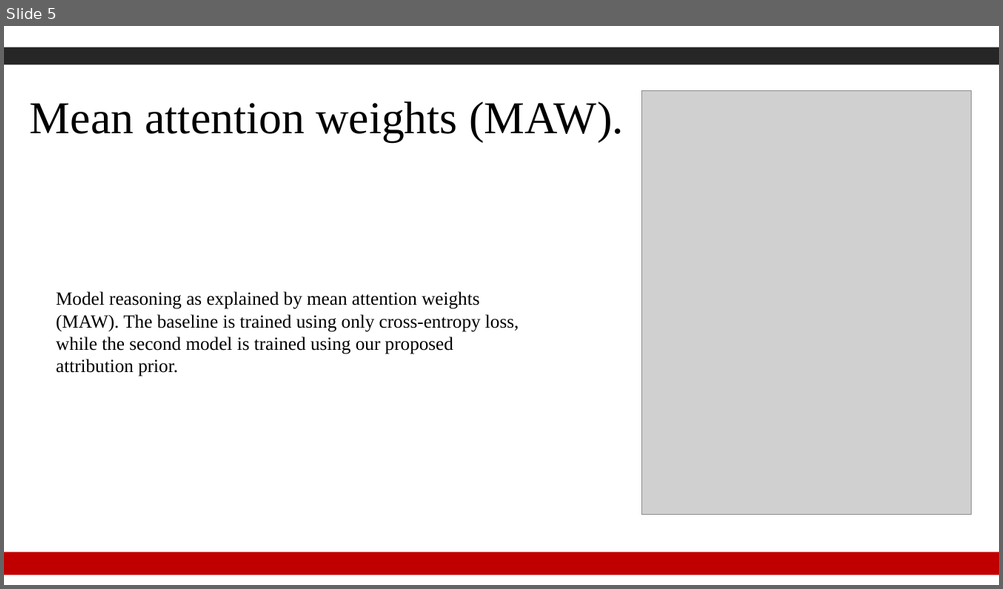
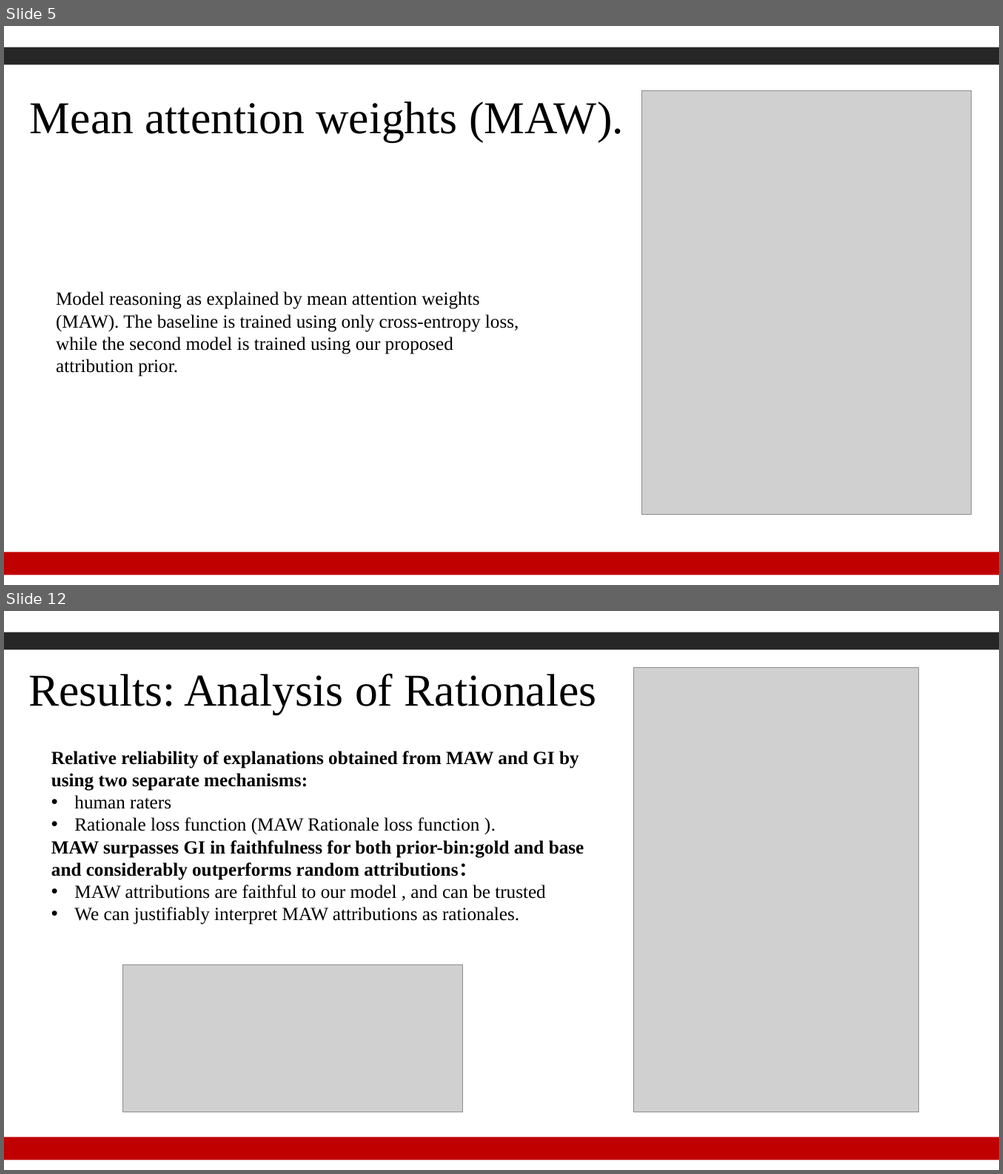
Before and after one commit to Gzk738/GZK_Code, a slide deck: journal club/2022.2.21/Human Rationales as Attribution Priors for Explainable Stance Detection【搜狗文档翻译_译文_英译中】.pdf.pptx. Shown one above the other, each under a label of ours: slide 5 before the commit, slides 5 and 12 after it; the slides between them are not shown. The pictures are 1003x589 and 1003x1174 pixels, drawn with LibreOffice and Linux fonts; fonts in the diff are those of the drawing; grey boxes stand for pictures; background and template pictures are left out. Boxes give left, top, right and bottom in pixels: in the first picture for what was removed or moved away, otherwise in the second. Text is boxed around its words. In the diff, an @@ line names an element or a change of style, - is before the commit and + after.

```diff
--- a/journal club/2022.2.21/Human Rationales as Attribution Priors for Explainable Stance Detection【搜狗文档翻译_译文_英译中】.pdf.pptx
+++ b/journal club/2022.2.21/Human Rationales as Attribution Priors for Explainable Stance Detection【搜狗文档翻译_译文_英译中】.pdf.pptx
@@ slide 12 added at <box>4,611,999,1170</box>, background #FFFFFF; not listed: 4 template elements that a slide beside it also shows @@
@@ text added at <box>28,673,597,715</box>, 44 pt, text #000000 @@
+Results: Analysis of Rationales
@@ picture added at <box>634,668,918,1113</box> @@
@@ text added at <box>51,751,584,925</box>, 18 pt, text #000000, bold @@
+Relative reliability of explanations obtained from MAW and GI by using two separate mechanisms:
+• human raters
+• Rationale loss function (MAW Rationale loss function ).
+MAW surpasses GI in faithfulness for both prior-bin:gold and base and considerably outperforms random attributions：
+• MAW attributions are faithful to our model , and can be trusted
+• We can justifiably interpret MAW attributions as rationales.
@@ picture added at <box>122,965,463,1113</box> @@
```
Also in this commit, not shown: 4 other slides changed, 8 other slides added, 5 slides removed, 2 other files.
